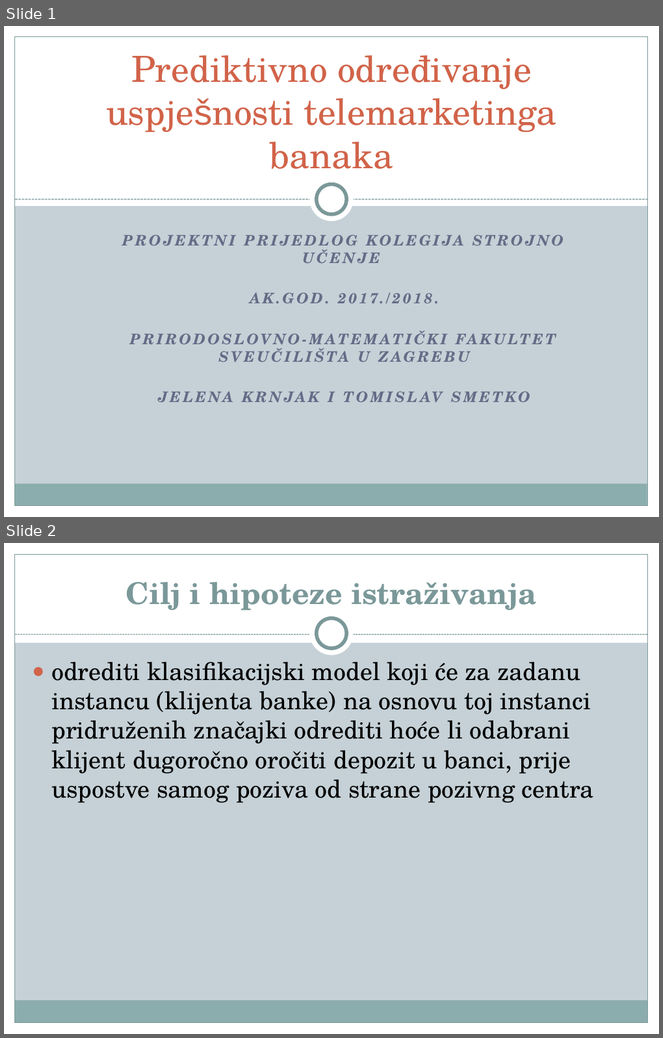
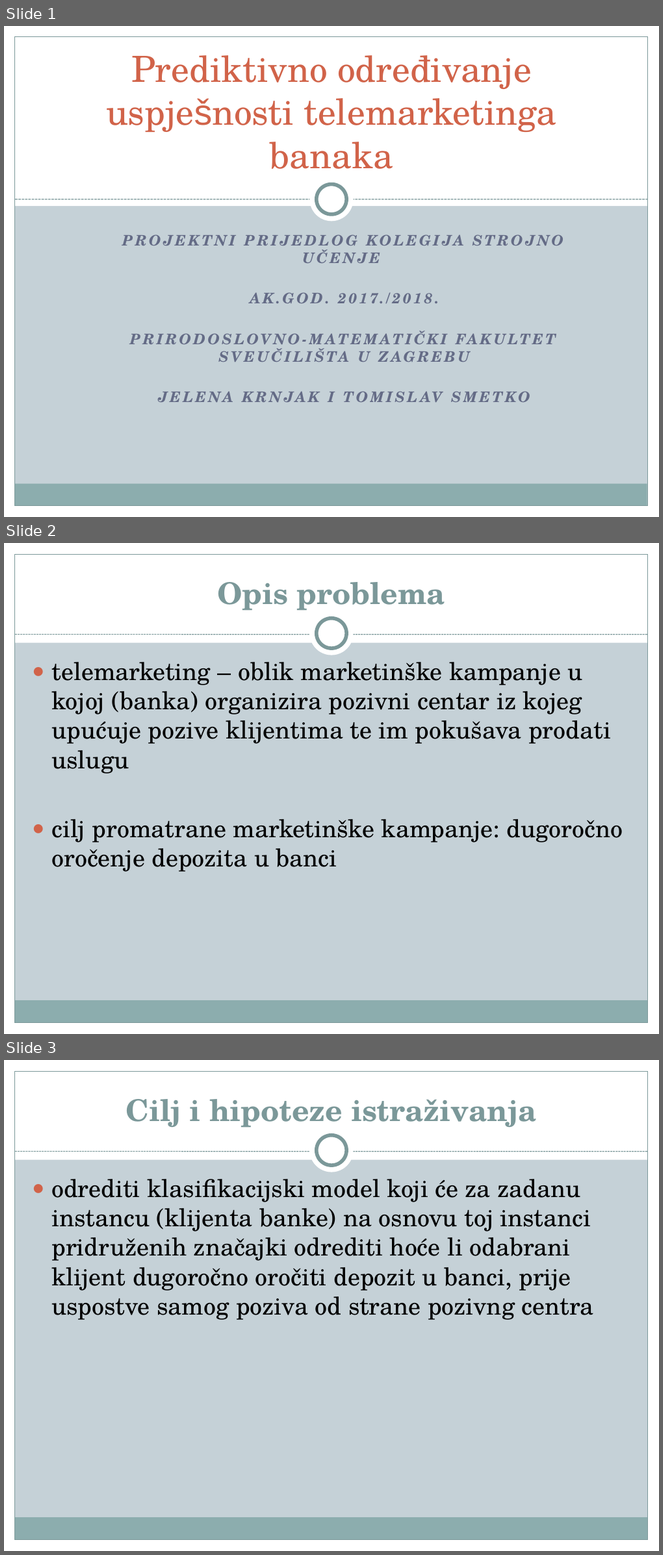
Before and after one commit to PMF-StrojnoUcenje2018/JKTS, a slide deck: projektni_prijedlog_prezentacija_jkts.pptx. Shown one above the other, each under a label of ours: slides 1 and 2 before the commit, slides 1, 2 and 3 after it. The pictures are 663x1038 and 663x1555 pixels, drawn with LibreOffice and Linux fonts; fonts in the diff are those of the drawing. Boxes give left, top, right and bottom in pixels: in the first picture for what was removed or moved away, otherwise in the second. Text is boxed around its words. In the diff, an @@ line names an element or a change of style, - is before the commit and + after.

```diff
--- a/projektni_prijedlog_prezentacija_jkts.pptx
+++ b/projektni_prijedlog_prezentacija_jkts.pptx
@@ slide 2 added at <box>4,543,659,1034</box>, background #C5D1D7; not listed: 9 template elements that a slide beside it also shows @@
@@ title added at <box>217,582,445,611</box>, 33 pt, text #7C999A, bold @@
+Opis problema
@@ text added at <box>51,662,623,872</box>, 27 pt, text #000000 @@
+● telemarketing – oblik marketinške kampanje u kojoj (banka) organizira pozivni centar iz kojeg upućuje pozive klijentima te im pokušava prodati uslugu
+● cilj promatrane marketinške kampanje: dugoročno oročenje depozita u banci
@@ what was slide 2 is now slide 3 @@
```
Also in this commit, not shown: 1 slide changed.
